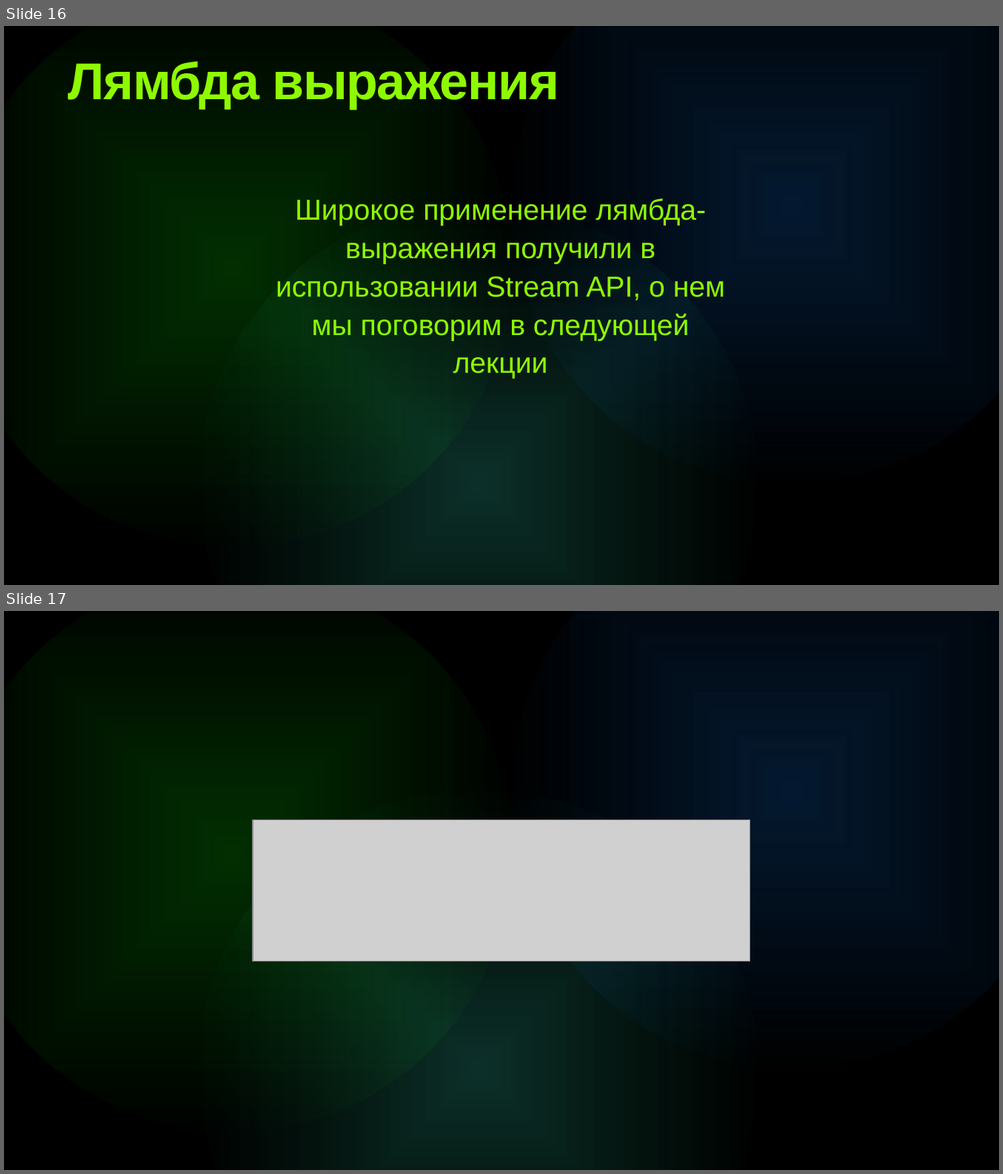
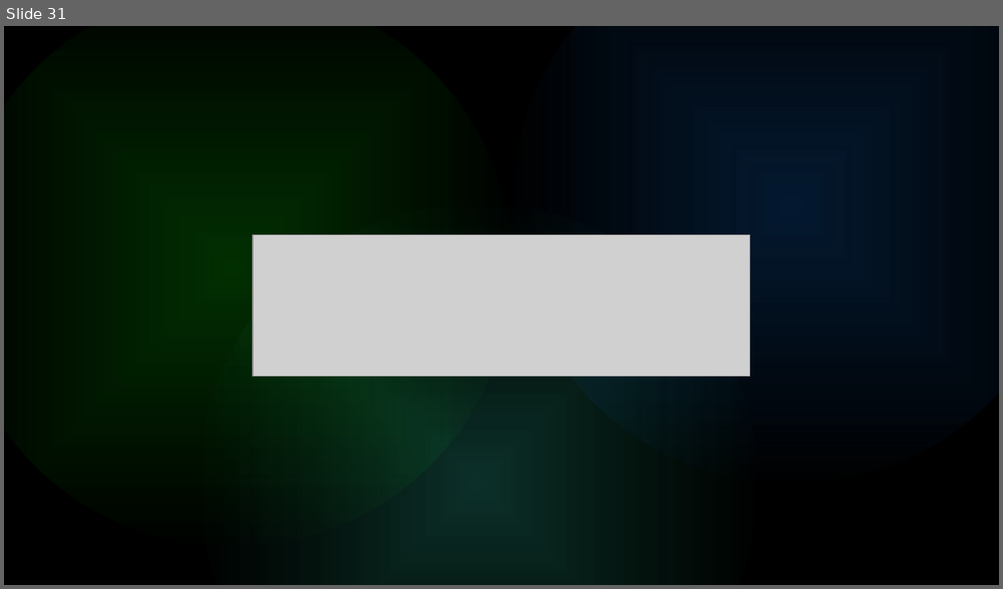
Before and after one commit to i-gabdrahmanov/lectures, a slide deck: Aop for school 21/AOP.pptx. Shown one above the other, each under a label of ours: slides 16 and 17 before the commit, slide 31 after it. The pictures are 1003x1174 and 1003x589 pixels, drawn with LibreOffice and Linux fonts; fonts in the diff are those of the drawing; grey boxes stand for pictures. Boxes give left, top, right and bottom in pixels: in the first picture for what was removed or moved away, otherwise in the second. Text is boxed around its words. In the diff, an @@ line names an element or a change of style, - is before the commit and + after.

```diff
--- a/Aop for school 21/AOP.pptx
+++ b/Aop for school 21/AOP.pptx
@@ slide 16 removed at [4, 26, 999, 585], background #000000; not listed: 3 template elements that a slide beside it also shows @@
@@ text removed at [68, 61, 558, 109] @@
-Лямбда выражения
@@ text removed at [276, 198, 725, 379] @@
-Широкое применение лямбда-выражения получили в использовании Stream API, о нем мы поговорим в следующей лекции
@@ what was slide 17 is now slide 31 @@
```
Also in this commit, not shown: 29 slides added, 14 other slides removed, 3 other files.
